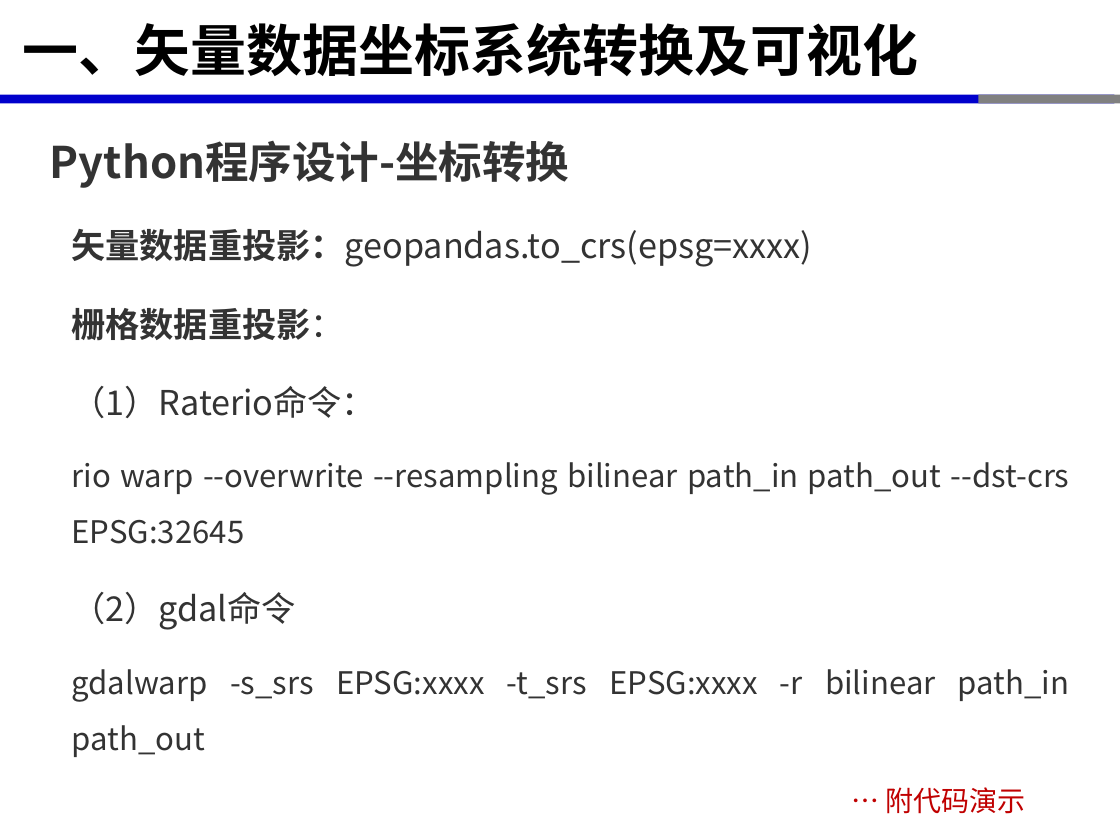
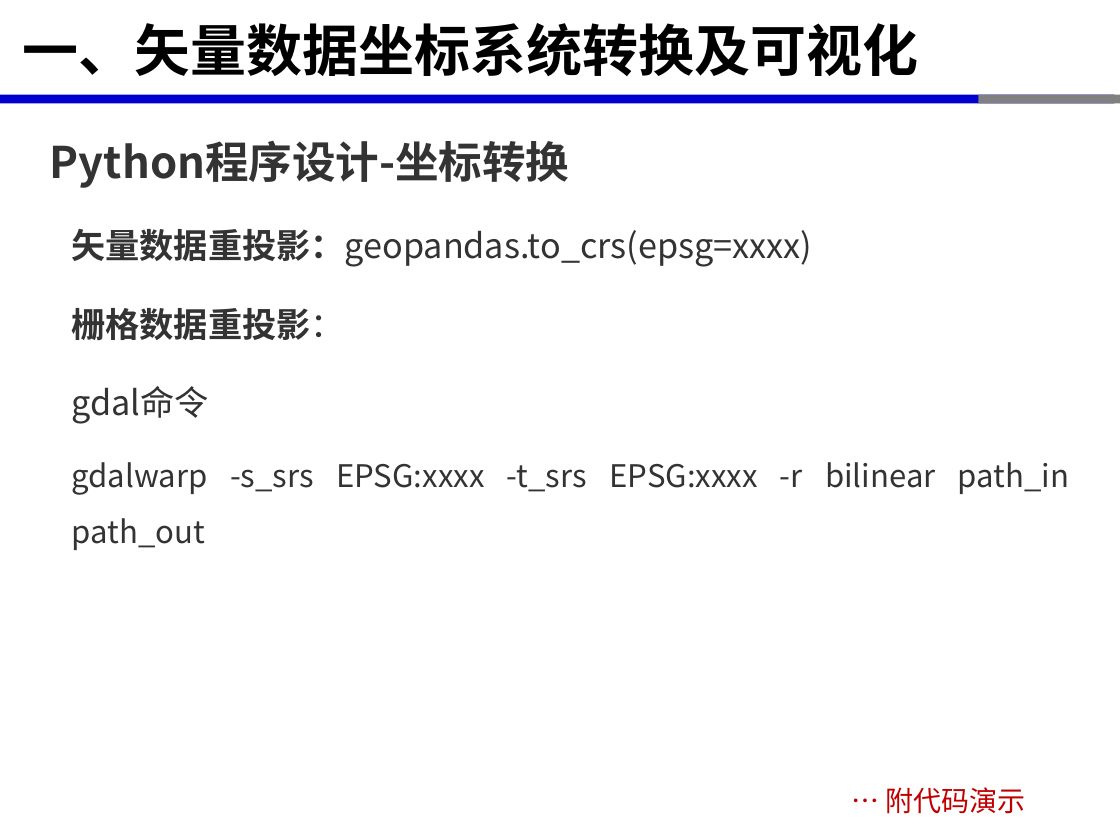
Before and after one commit to xinluo2018/spatial-data-processing, a slide deck: slide 7 of 第4章-空间参考与坐标转换/第2节-坐标转换及可视化.pptx. Drawn at 1120x840 pixels with LibreOffice and Linux fonts; fonts in the diff are those of the drawing. Boxes give left, top, right and bottom in pixels: in the first picture for what was removed or moved away, otherwise in the second. Text is boxed around its words. In the diff, an @@ line names an element or a change of style, - is before the commit and + after.

```diff
--- a/第4章-空间参考与坐标转换/第2节-坐标转换及可视化.pptx
+++ b/第4章-空间参考与坐标转换/第2节-坐标转换及可视化.pptx
@@ text at [71, 386, 208, 424]: text changed; size 20 to 22 pt @@
-（1）Raterio命令：
-rio warp --overwrite --resampling bilinear path_in path_out --dst-crs EPSG:32645
-（2）gdal命令
+gdal命令
```
Also in this commit, not shown: 3 other slides changed, 2 slides removed, 11 other files.
